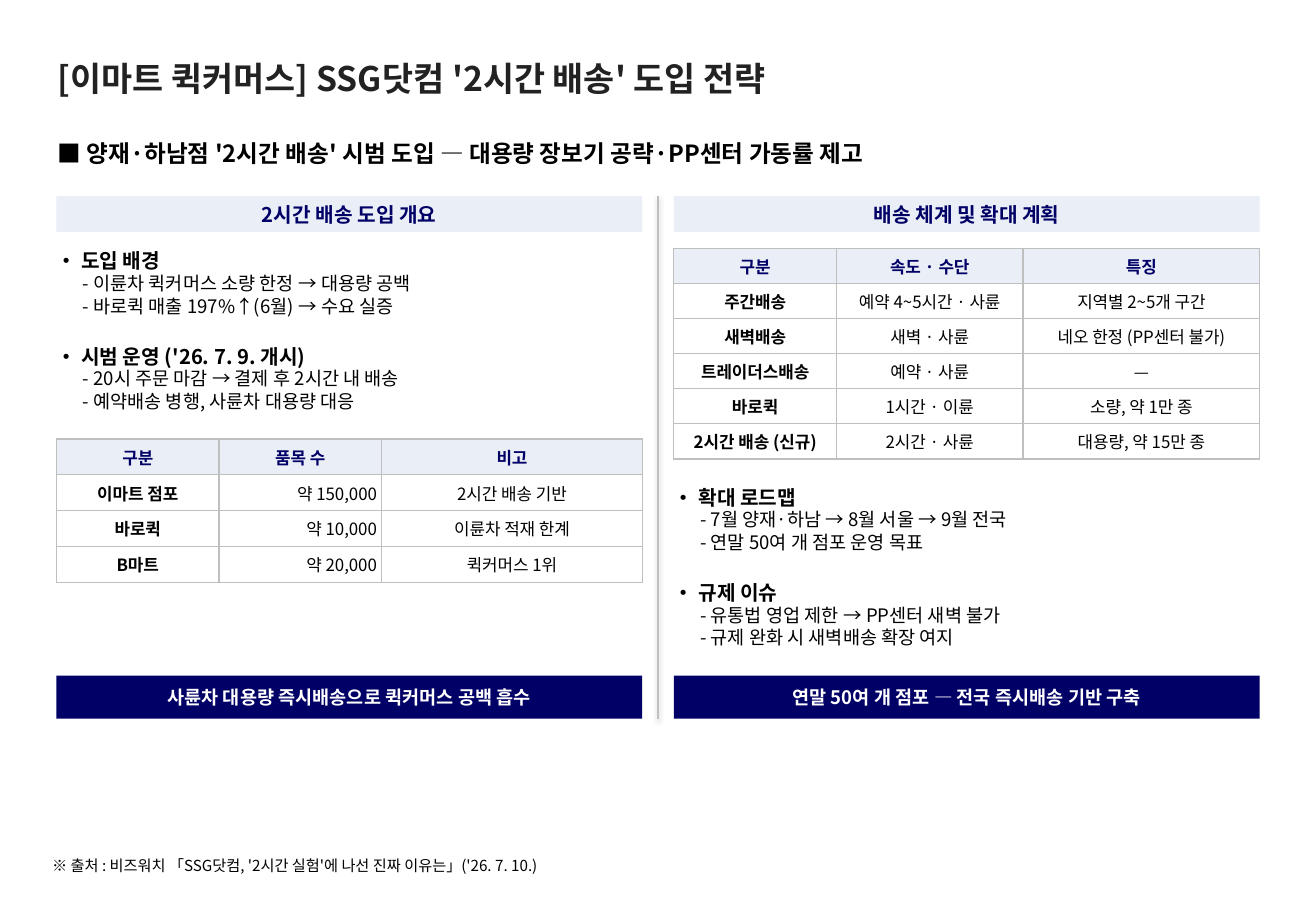
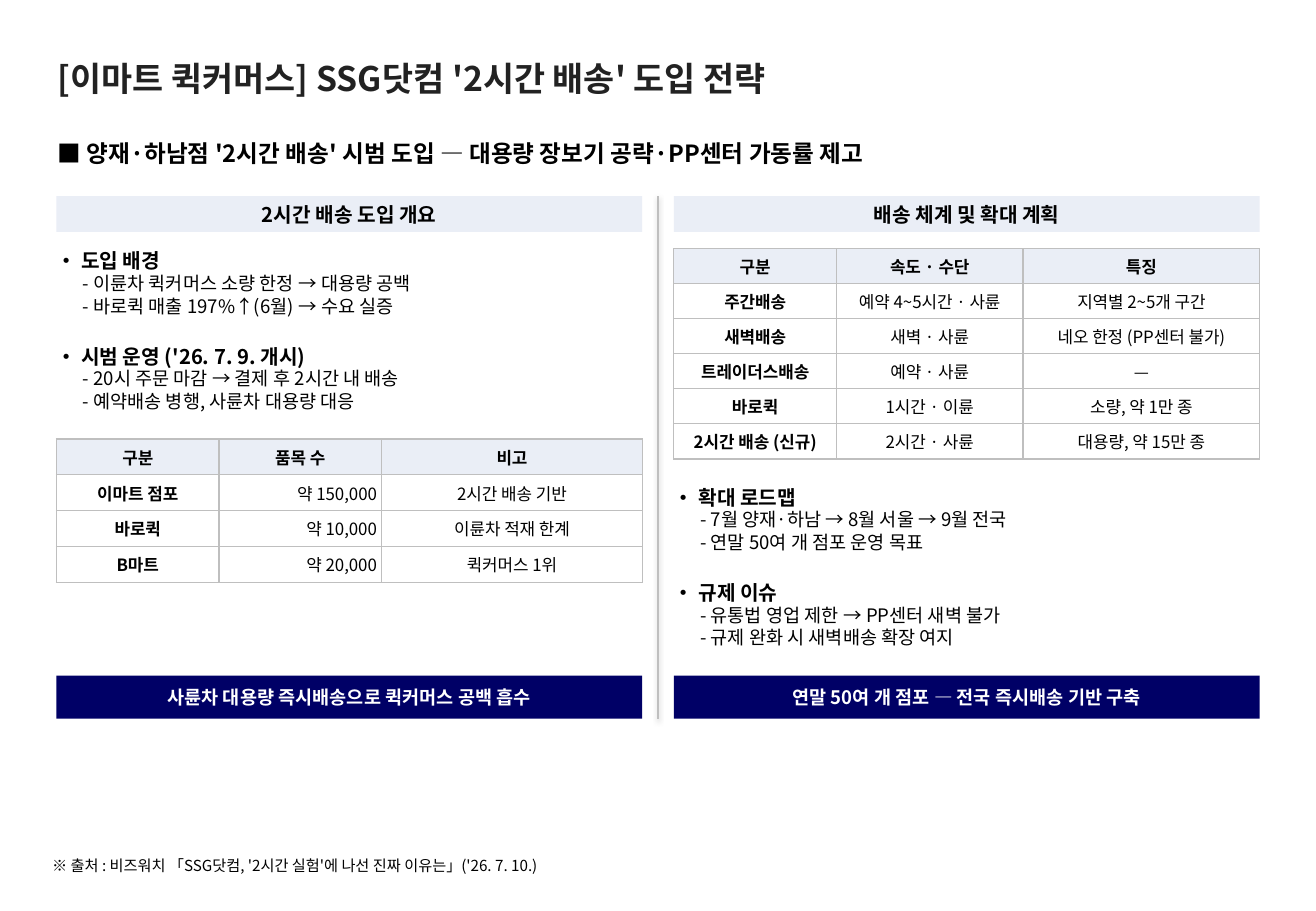
Before and after one commit to avoseed/web1, a slide deck: slide 1 of reports/ssg-quickcommerce-onepager.pptx. Drawn at 1316x911 pixels with LibreOffice and Linux fonts; fonts in the diff are those of the drawing. Boxes give left, top, right and bottom in pixels: in the first picture for what was removed or moved away, otherwise in the second. Text is boxed around its words. In the diff, an @@ line names an element or a change of style, - is before the commit and + after.

```diff
--- a/reports/ssg-quickcommerce-onepager.pptx
+++ b/reports/ssg-quickcommerce-onepager.pptx
@@ text "2시간 배송 도입 개요" at (x1=262, y1=205, x2=436, y2=224): text colour #000066 to #000000 @@
@@ text "배송 체계 및 확대 계획" at (x1=874, y1=205, x2=1059, y2=224): text colour #000066 to #000000 @@
@@ table at (x1=674, y1=249, x2=1261, y2=459) @@
@@ text colour #000066 to #000000 in "구분", "속도 · 수단", "특징" @@
@@ table at (x1=56, y1=439, x2=643, y2=582) @@
@@ text colour #000066 to #000000 in "구분", "품목 수", "비고" @@
```
Also in this commit, not shown: 3 other files.
